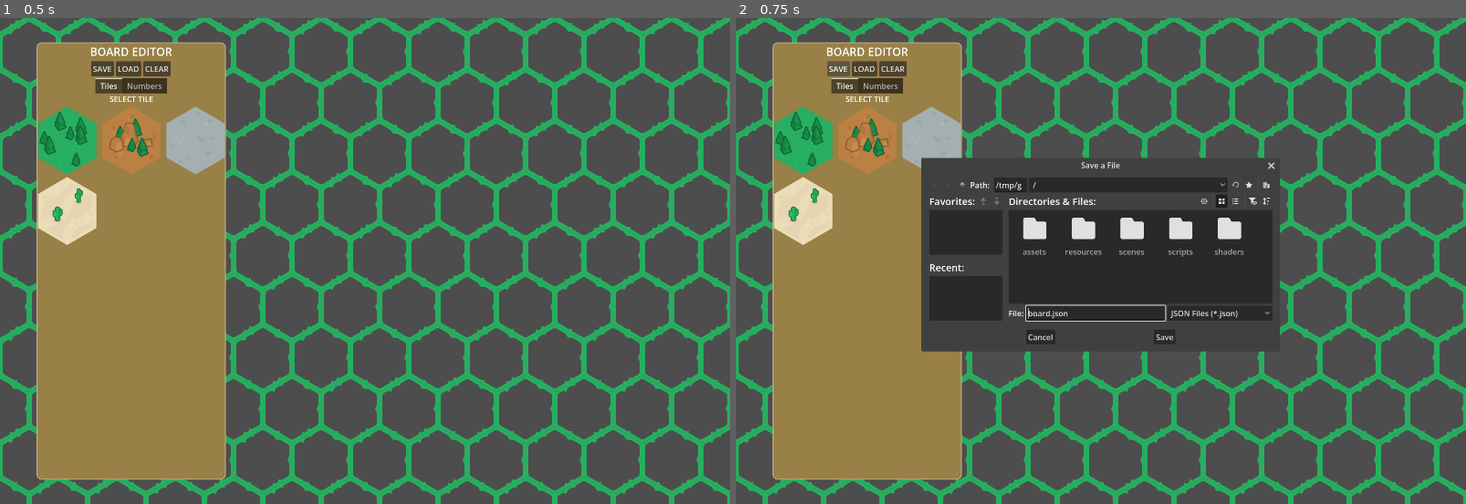
Above: before the commit, frames 1-2 (left to right).
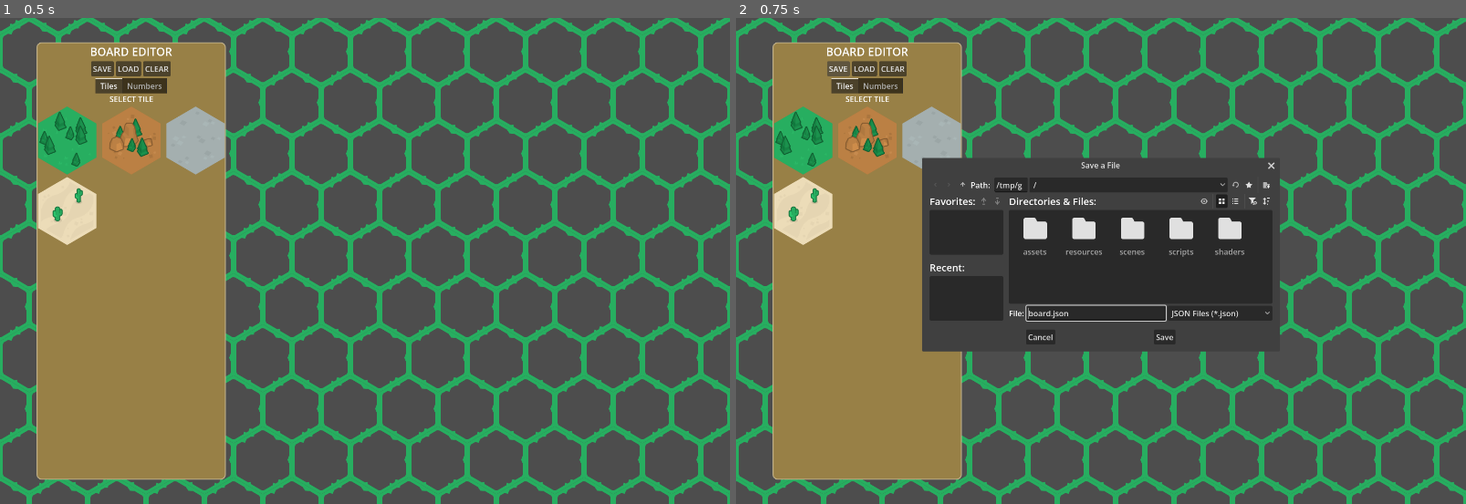
Above: after the commit, the same moments.

Repository: connortodd21/catan
Game: Godot game, scene res://scenes/board_editor_v_2.tscn
Two runs of this game, one before a commit and one after it. Both use one fixed random seed, a clock stepped at 60 frames per second and the inputs below. The project has no main scene, so this scene is started directly.
Inputs:
- Up to frame 1 (0.5 s): no input
- Up to frame 2 (0.75 s): click "SAVE" at 0.5 s

Frame 1 is identical in both runs. In frame 2, 0.5% of the frame differs, in the area x 25-70%, y 28-69%.
Error in both runs: Invalid call. Nonexistent function 'to_dict' in base 'Nil'. (res://scripts/board_editor_v2/board_serializer.gd:12)

Commit message:
Add main scene and connect to board editor

Diff:
--- a/scenes/board_editor_v_2.tscn
+++ b/scenes/board_editor_v_2.tscn
@@ -77,24 +77,27 @@
 corner_radius_bottom_left = 10
 
 [node name="board_editor_v2" type="Node2D" unique_id=1826467189]
+z_index = 1
 script = ExtResource("1_nxk3t")
 terrain_database = ExtResource("5_u7doq")
 numbers_database = ExtResource("3_m4gbs")
 
-[node name="BoardTileMap" type="TileMapLayer" parent="." unique_id=147312071]
+[node name="editor" type="Node2D" parent="." unique_id=1451504454]
+
+[node name="BoardTileMap" type="TileMapLayer" parent="editor" unique_id=147312071]
 tile_map_data = PackedByteArray("AAAgACQABAAAAAAAAAAkADcABAAAAAAAAAAeAC8ABAAAAAAAAAAeADAABAAAAAEAAAAeADEABAAAAAIAAAAeAD …(13008 unchanged characters)…
 tile_set = SubResource("TileSet_mswq3")
 
-[node name="NumbersTileMap" type="TileMapLayer" parent="." unique_id=1381543388]
+[node name="NumbersTileMap" type="TileMapLayer" parent="editor" unique_id=1381543388]
 z_index = 1
 texture_filter = 1
 scale = Vector2(1.7, 1.7)
 tile_set = SubResource("TileSet_ef1co")
 
-[node name="OutlineTileMap" type="TileMapLayer" parent="." unique_id=2105235879]
+[node name="OutlineTileMap" type="TileMapLayer" parent="editor" unique_id=2105235879]
 tile_set = SubResource("TileSet_c65gf")
 
-[node name="Camera2D" type="Camera2D" parent="." unique_id=410197245]
+[node name="Camera2D" type="Camera2D" parent="editor" unique_id=410197245]
 position = Vector2(750, 500)
 limit_left = -1600
 limit_top = -500
@@ -106,15 +109,20 @@
 scroll_speed = 1.5
 min_zoom = 0.5
 
-[node name="SaveManager" type="Node2D" parent="." unique_id=248811041]
+[node name="SaveManager" type="Node2D" parent="editor" unique_id=248811041]
 script = ExtResource("5_c65gf")
 
-[node name="EditorPanel" type="CanvasLayer" parent="." unique_id=2126564521]
+[node name="UI" type="Control" parent="." unique_id=285218107]
+z_index = 1
+layout_mode = 3
+anchors_preset = 0
+
+[node name="EditorPanel" type="CanvasLayer" parent="UI" unique_id=2126564521]
 script = ExtResource("4_k17ee")
 terrain_database = ExtResource("5_u7doq")
 numbers_database = ExtResource("3_m4gbs")
 
-[node name="PanelContainer" type="PanelContainer" parent="EditorPanel" unique_id=1143009052]
+[node name="PanelContainer" type="PanelContainer" parent="UI/EditorPanel" unique_id=1143009052]
 custom_minimum_size = Vector2(150, 0)
 anchors_preset = 4
 anchor_top = 0.5
@@ -126,79 +134,79 @@
 grow_vertical = 2
 theme_override_styles/panel = SubResource("StyleBoxFlat_l7pyh")
 
-[node name="MainVbox" type="VBoxContainer" parent="EditorPanel/PanelContainer" unique_id=1548088282]
-layout_mode = 2
-
-[node name="Label" type="Label" parent="EditorPanel/PanelContainer/MainVbox" unique_id=1618528973]
+[node name="MainVbox" type="VBoxContainer" parent="UI/EditorPanel/PanelContainer" unique_id=1548088282]
+layout_mode = 2
+
+[node name="Label" type="Label" parent="UI/EditorPanel/PanelContainer/MainVbox" unique_id=1618528973]
 layout_mode = 2
 theme_override_font_sizes/font_size = 23
 text = "BOARD EDITOR"
 horizontal_alignment = 1
 
-[node name="HBoxContainer" type="HBoxContainer" parent="EditorPanel/PanelContainer/MainVbox" unique_id=1665762845]
+[node name="HBoxContainer" type="HBoxContainer" parent="UI/EditorPanel/PanelContainer/MainVbox" unique_id=1665762845]
 layout_mode = 2
 alignment = 1
 
-[node name="SaveButton" type="Button" parent="EditorPanel/PanelContainer/MainVbox/HBoxContainer" unique_id=89896968]
+[node name="SaveButton" type="Button" parent="UI/EditorPanel/PanelContainer/MainVbox/HBoxContainer" unique_id=89896968]
 layout_mode = 2
 text = "SAVE"
 
-[node name="LoadButton" type="Button" parent="EditorPanel/PanelContainer/MainVbox/HBoxContainer" unique_id=1608692516]
+[node name="LoadButton" type="Button" parent="UI/EditorPanel/PanelContainer/MainVbox/HBoxContainer" unique_id=1608692516]
 layout_mode = 2
 text = "LOAD"
 
-[node name="ClearButton" type="Button" parent="EditorPanel/PanelContainer/MainVbox/HBoxContainer" unique_id=1034843063]
+[node name="ClearButton" type="Button" parent="UI/EditorPanel/PanelContainer/MainVbox/HBoxContainer" unique_id=1034843063]
 layout_mode = 2
 text = "CLEAR"
 
-[node name="TabContainer" type="TabContainer" parent="EditorPanel/PanelContainer/MainVbox" unique_id=712845191]
+[node name="TabContainer" type="TabContainer" parent="UI/EditorPanel/PanelContainer/MainVbox" unique_id=712845191]
 layout_mode = 2
 tab_alignment = 1
 current_tab = 0
 
-[node name="Tiles" type="Control" parent="EditorPanel/PanelContainer/MainVbox/TabContainer" unique_id=2035104954]
+[node name="Tiles" type="Control" parent="UI/EditorPanel/PanelContainer/MainVbox/TabContainer" unique_id=2035104954]
 layout_mode = 2
 metadata/_tab_index = 0
 
-[node name="VBoxContainer" type="VBoxContainer" parent="EditorPanel/PanelContainer/MainVbox/TabContainer/Tiles" unique_id=1328116764]
+[node name="VBoxContainer" type="VBoxContainer" parent="UI/EditorPanel/PanelContainer/MainVbox/TabContainer/Tiles" unique_id=1328116764]
 layout_mode = 0
 offset_right = 386.0
 offset_bottom = 40.0
 alignment = 2
 
-[node name="Label" type="Label" parent="EditorPanel/PanelContainer/MainVbox/TabContainer/Tiles/VBoxContainer" unique_id=557766780]
+[node name="Label" type="Label" parent="UI/EditorPanel/PanelContainer/MainVbox/TabContainer/Tiles/VBoxContainer" unique_id=557766780]
 layout_mode = 2
 text = "SELECT TILE"
 horizontal_alignment = 1
 vertical_alignment = 1
 
-[node name="GridContainer" type="GridContainer" parent="EditorPanel/PanelContainer/MainVbox/TabContainer/Tiles/VBoxContainer" unique_id=839705173]
+[node name="GridContainer" type="GridContainer" parent="UI/EditorPanel/PanelContainer/MainVbox/TabContainer/Tiles/VBoxContainer" unique_id=839705173]
 layout_mode = 2
 theme_override_constants/h_separation = 12
 theme_override_constants/v_separation = 5
 columns = 3
 
-[node name="Numbers" type="Control" parent="EditorPanel/PanelContainer/MainVbox/TabContainer" unique_id=319570584]
+[node name="Numbers" type="Control" parent="UI/EditorPanel/PanelContainer/MainVbox/TabContainer" unique_id=319570584]
 visible = false
 layout_mode = 2
 metadata/_tab_index = 1
 
-[node name="VBoxContainer" type="VBoxContainer" parent="EditorPanel/PanelContainer/MainVbox/TabContainer/Numbers" unique_id=1428111147]
+[node name="VBoxContainer" type="VBoxContainer" parent="UI/EditorPanel/PanelContainer/MainVbox/TabContainer/Numbers" unique_id=1428111147]
 layout_mode = 0
 offset_right = 40.0
 offset_bottom = 40.0
 
-[node name="Label" type="Label" parent="EditorPanel/PanelContainer/MainVbox/TabContainer/Numbers/VBoxContainer" unique_id=79224445]
+[node name="Label" type="Label" parent="UI/EditorPanel/PanelContainer/MainVbox/TabContainer/Numbers/VBoxContainer" unique_id=79224445]
 layout_mode = 2
 text = "SELECT NUMBER"
 horizontal_alignment = 1
 vertical_alignment = 1
 
-[node name="GridContainer" type="GridContainer" parent="EditorPanel/PanelContainer/MainVbox/TabContainer/Numbers/VBoxContainer" unique_id=539880903]
+[node name="GridContainer" type="GridContainer" parent="UI/EditorPanel/PanelContainer/MainVbox/TabContainer/Numbers/VBoxContainer" unique_id=539880903]
 layout_mode = 2
 columns = 4
 
-[connection signal="pressed" from="EditorPanel/PanelContainer/MainVbox/HBoxContainer/SaveButton" to="EditorPanel" method="_on_save_button_pressed"]
-[connection signal="pressed" from="EditorPanel/PanelContainer/MainVbox/HBoxContainer/LoadButton" to="EditorPanel" method="_on_load_button_pressed"]
-[connection signal="pressed" from="EditorPanel/PanelContainer/MainVbox/HBoxContainer/ClearButton" to="EditorPanel" method="_on_clear_button_pressed"]
-[connection signal="tab_changed" from="EditorPanel/PanelContainer/MainVbox/TabContainer" to="EditorPanel" method="_on_tab_container_tab_changed"]
+[connection signal="pressed" from="UI/EditorPanel/PanelContainer/MainVbox/HBoxContainer/SaveButton" to="UI/EditorPanel" method="_on_save_button_pressed"]
+[connection signal="pressed" from="UI/EditorPanel/PanelContainer/MainVbox/HBoxContainer/LoadButton" to="UI/EditorPanel" method="_on_load_button_pressed"]
+[connection signal="pressed" from="UI/EditorPanel/PanelContainer/MainVbox/HBoxContainer/ClearButton" to="UI/EditorPanel" method="_on_clear_button_pressed"]
+[connection signal="tab_changed" from="UI/EditorPanel/PanelContainer/MainVbox/TabContainer" to="UI/EditorPanel" method="_on_tab_container_tab_changed"]
--- /dev/null
+++ b/scenes/main.tscn
@@ -0,0 +1,68 @@
+[gd_scene format=3 uid="uid://cfctqbm4sum1y"]
+
+[ext_resource type="Script" uid="uid://bbb8ds038wdwq" path="res://scripts/main/main.gd" id="1_0wfyh"]
+[ext_resource type="PackedScene" uid="uid://d173wutt6c3x" path="res://scenes/board_editor_v_2.tscn" id="1_o5qli"]
+
+[node name="Main" type="Node2D" unique_id=1298295548]
+script = ExtResource("1_0wfyh")
+board_editor_scene = ExtResource("1_o5qli")
+
+[node name="UIContainer" type="Control" parent="." unique_id=740018827]
+layout_mode = 3
+anchors_preset = 0
+offset_right = 40.0
+offset_bottom = 40.0
+metadata/_edit_use_anchors_ = true
+
+[node name="SceneContainer" type="Node2D" parent="." unique_id=1322314173]
+
+[node name="MainMenu" type="Control" parent="." unique_id=568900891]
+layout_mode = 3
+anchors_preset = 15
+anchor_right = 1.0
+anchor_bottom = 1.0
+grow_horizontal = 2
+grow_vertical = 2
+
+[node name="CenterContainer" type="CenterContainer" parent="MainMenu" unique_id=1774567999]
+layout_mode = 1
+anchors_preset = -1
+anchor_right = 1.0
+anchor_bottom = 1.0
+offset_right = 1504.0
+offset_bottom = 1000.0
+
+[node name="VBoxContainer" type="VBoxContainer" parent="MainMenu/CenterContainer" unique_id=31136421]
+layout_mode = 2
+theme_override_constants/separation = 20
+alignment = 1
+metadata/_edit_use_anchors_ = true
+
+[node name="CreateRoomButton" type="Button" parent="MainMenu/CenterContainer/VBoxContainer" unique_id=1799787077]
+custom_minimum_size = Vector2(300, 60)
+layout_mode = 2
+size_flags_horizontal = 4
+text = "CREATE ROOM"
+
+[node name="JoinRoomButton" type="Button" parent="MainMenu/CenterContainer/VBoxContainer" unique_id=1687609308]
+custom_minimum_size = Vector2(300, 60)
+layout_mode = 2
+size_flags_horizontal = 4
+text = "JOIN ROOM"
+
+[node name="LocalGameButton" type="Button" parent="MainMenu/CenterContainer/VBoxContainer" unique_id=1162228965]
+custom_minimum_size = Vector2(300, 60)
+layout_mode = 2
+size_flags_horizontal = 4
+text = "LOCAL GAME"
+
+[node name="BoardEditorButton" type="Button" parent="MainMenu/CenterContainer/VBoxContainer" unique_id=939568857]
+custom_minimum_size = Vector2(300, 60)
+layout_mode = 2
+size_flags_horizontal = 4
+text = "BOARD EDITOR"
+
+[connection signal="pressed" from="MainMenu/CenterContainer/VBoxContainer/CreateRoomButton" to="." method="_on_create_room_button_pressed"]
+[connection signal="pressed" from="MainMenu/CenterContainer/VBoxContainer/JoinRoomButton" to="." method="_on_join_room_button_pressed"]
+[connection signal="pressed" from="MainMenu/CenterContainer/VBoxContainer/LocalGameButton" to="." method="_on_local_game_button_pressed"]
+[connection signal="pressed" from="MainMenu/CenterContainer/VBoxContainer/BoardEditorButton" to="." method="_on_board_editor_button_pressed"]
--- a/scripts/board_editor_v2/board_editor_v_2.gd
+++ b/scripts/board_editor_v2/board_editor_v_2.gd
@@ -3,10 +3,11 @@
 @export var terrain_database : TerrainDatabaseResource
 @export var numbers_database : NumberDatabaseResource
 
-@onready var board_tile_map: TileMapLayer = $BoardTileMap
-@onready var numbers_tile_map: TileMapLayer = $NumbersTileMap
-@onready var camera_2d: Camera2D = $Camera2D
-@onready var save_manager: Node2D = $SaveManager
+
+@onready var board_tile_map: TileMapLayer = $editor/BoardTileMap
+@onready var numbers_tile_map: TileMapLayer = $editor/NumbersTileMap
+@onready var camera_2d: Camera2D = $editor/Camera2D
+@onready var save_manager: SaveManager = $editor/SaveManager
 
 var tileset_source_id = 0
 var default_tile_atlas_coords : Vector2i = Vector2i(4,0)
@@ -18,6 +19,9 @@
 var number_metadata_cache : TypedCache = TypedCache.new(Variant.Type.TYPE_VECTOR2I, NumberMetadata)
 
 func _ready() -> void:
+	print("BoardEditor ready")
+	print(global_position)
+	print("Camera current:", camera_2d.is_current())
 	connect_signals()
 
 
--- /dev/null
+++ b/scripts/main/main.gd
@@ -0,0 +1,49 @@
+extends Node
+
+@export var board_editor_scene: PackedScene
+
+
+@onready var ui_container: Control = $UIContainer
+@onready var scene_container: Node2D = $SceneContainer
+@onready var main_menu: Control = $MainMenu
+@onready var v_box_container: VBoxContainer = $MainMenu/CenterContainer/VBoxContainer
+
+
+func _show_container(container: Control):
+	# Hide all top-level containers
+	main_menu.visible = false
+	ui_container.visible = false
+
+	# Show only the requested container
+	container.visible = true
+
+#############################################
+### SIGNALS
+#############################################
+func _on_back_to_menu():
+	_show_container(main_menu)
+
+
+func _on_create_room_button_pressed() -> void:
+	print("Create Room clicked")
+
+
+func _on_join_room_button_pressed() -> void:
+	print("Join Room clicked")
+
+
+func _on_local_game_button_pressed() -> void:
+	print("Local Game clicked")
+
+
+func _on_board_editor_button_pressed() -> void:
+	var editor_instance = board_editor_scene.instantiate()
+	scene_container.add_child(editor_instance)
+
+	var ui_node = editor_instance.get_node("UI")
+	editor_instance.remove_child(ui_node)
+	ui_container.add_child(ui_node)
+
+	_show_container(ui_container)
+	print("scene_container global position:", scene_container.global_position)
+	print("editor_instance global position:", editor_instance.global_position)
Not shown, added: scripts/main/main.gd.uid
